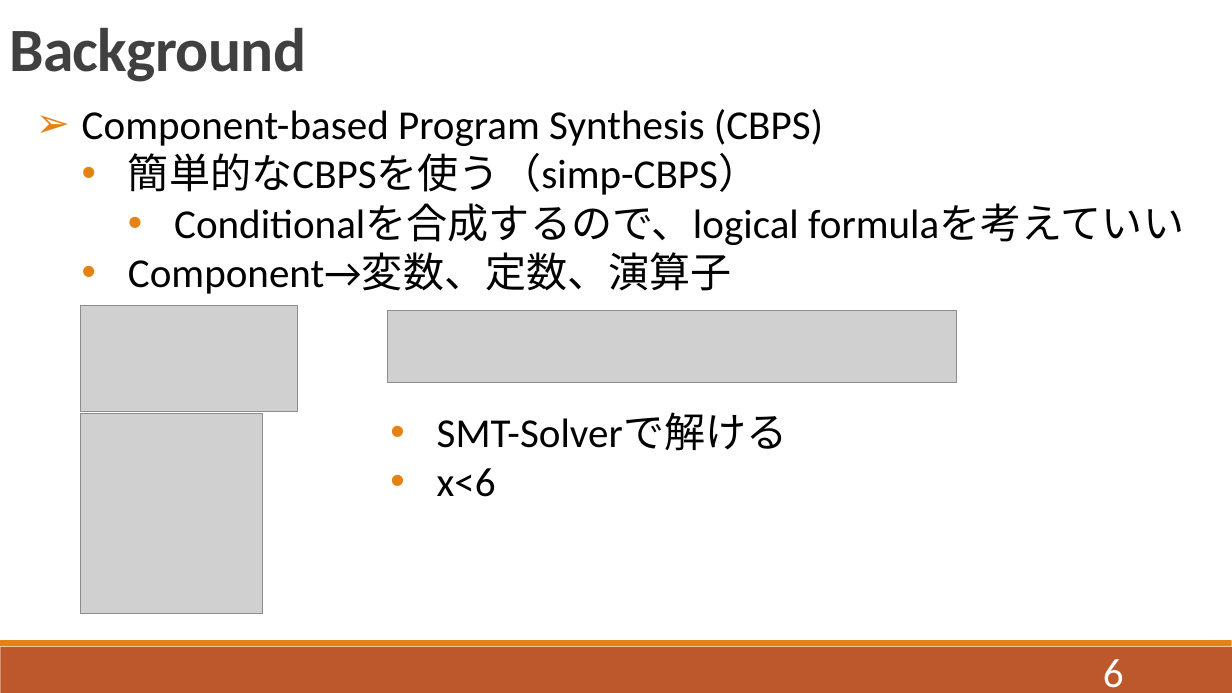
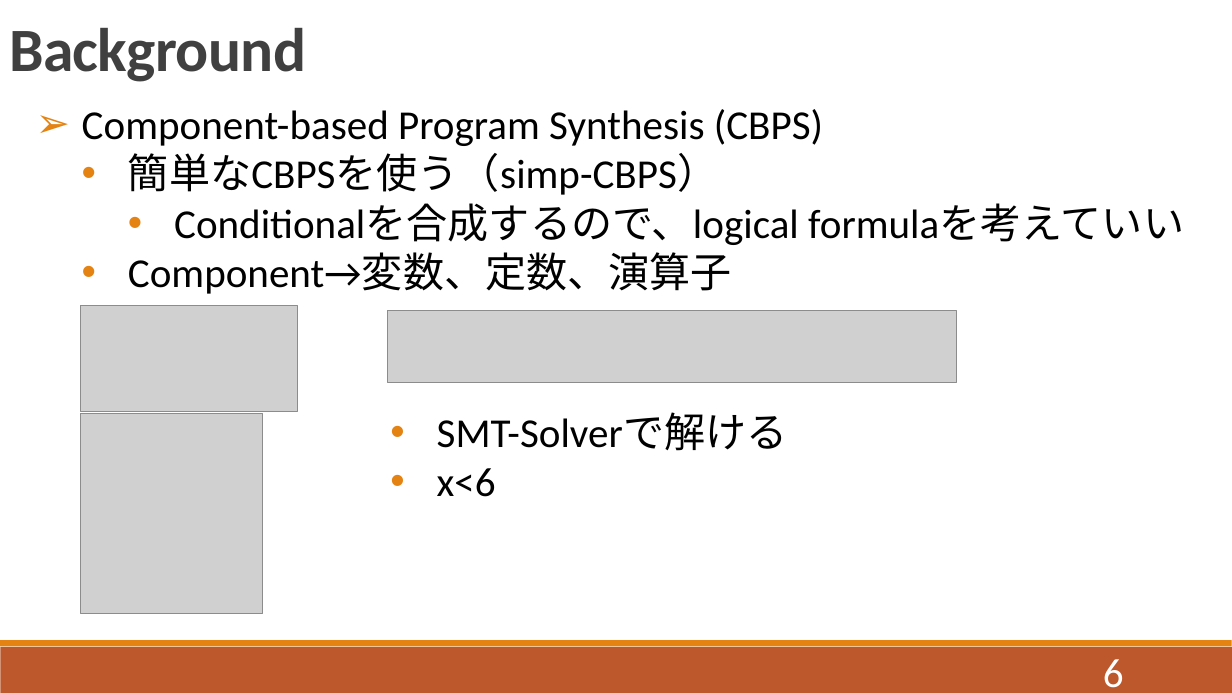
Before and after one commit to QIANZECHANG/MyResearch, a slide deck: slide 6 of 修論/修論発表.pptx. Drawn at 1232x693 pixels with LibreOffice and Linux fonts; fonts in the diff are those of the drawing; grey boxes stand for pictures. Boxes give left, top, right and bottom in pixels: in the first picture for what was removed or moved away, otherwise in the second. Text is boxed around its words. In the diff, an @@ line names an element or a change of style, - is before the commit and + after.

```diff
--- a/修論/修論発表.pptx
+++ b/修論/修論発表.pptx
@@ text at bbox=[128, 153, 718, 195]: text changed @@
-  • 簡単的なCBPSを使う（simp-CBPS）
+  • 簡単なCBPSを使う（simp-CBPS）
```
Also in this commit, not shown: 4 other slides changed, 14 slides added, 6 slides removed, 55 other files.
